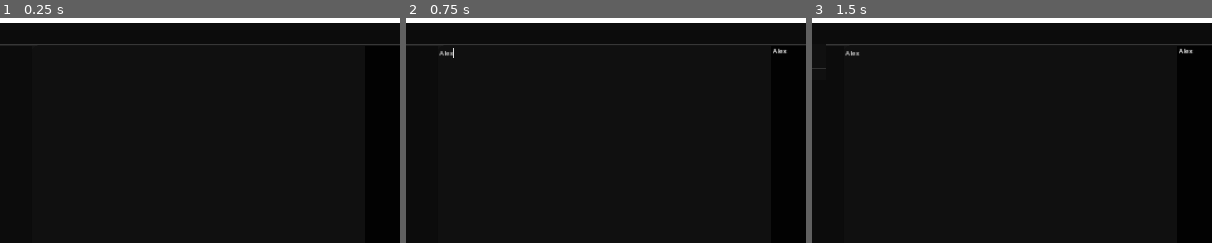
Above: before the commit, frames 1-3 (left to right).
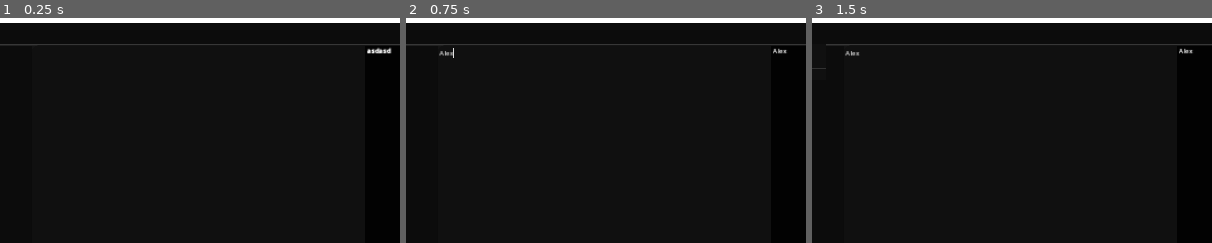
Above: after the commit, the same moments.

Repository: MRluUnity/Deer-s-Markdown-Tool
Game: Godot game, scene res://scenes/main.tscn
Same seed, same stepped clock (60 frames per second), same inputs: the game is played once before the commit and once after it.
Inputs (mouse positions are % of the whole screen's width and height, from its top left):
- Up to frame 1 (0.25 s): no input
- Up to frame 2 (0.75 s): click (37, 52) at 0.52 s; type "Alex" at 0.6 s
- Up to frame 3 (1.5 s): click "文件" at 1.25 s
The pictures show only the part of the screen within x 12-62%, y 0-50%; the shares and areas given below are measured in that part.

The runs differ from the first frame. In frame 1, 0.1% of the frame differs, in the area x 91-98%, y 13-16%; in frame 2, nothing differs; in frame 3, nothing differs.

Commit message:
实现了加粗语法

Diff:
--- a/scenes/context_panel_container.gd
+++ b/scenes/context_panel_container.gd
@@ -47,30 +47,58 @@
 #region 信号链接方法
 # TODO_FUC 头部UI：帮助菜单按钮：文字编辑器：id_pressed信号
 func _on_text_edit_lines_edited_from(from_line: int, to_line: int) -> void:
-	var edit_text : PackedStringArray = text_edit.text.split("\n")
+	var edit_texts : PackedStringArray = text_edit.text.split("\n")
 	for i in context_text.get_children():
 		i.queue_free()
 
-	for i in edit_text:
+	for i in edit_texts:
 		var texture_label : RichTextLabel = RichTextLabel.new()
 		var text : String = i
-		if i.begins_with("##### "):
-			texture_label.add_theme_font_size_override("normal_font_size", 24)
-			text = i.erase(0, 6)
-		elif i.begins_with("#### "):
-			texture_label.add_theme_font_size_override("normal_font_size", 36)
-			text = i.erase(0, 5)
-		elif i.begins_with("### "):
-			texture_label.add_theme_font_size_override("normal_font_size", 48)
-			text = i.erase(0, 4)
-		elif i.begins_with("## "):
-			texture_label.add_theme_font_size_override("normal_font_size", 60)
-			text = i.erase(0, 3)
-		elif i.begins_with("# "):
-			texture_label.add_theme_font_size_override("normal_font_size", 72)
-			text = i.erase(0, 2)
+		var bold_text : String = ""
+		var is_bold : bool = false
+		var star_number : int = 0
+
+		if i.begins_with("#"):
+			if i.begins_with("##### "):
+				texture_label.add_theme_font_size_override("normal_font_size", 24)
+				texture_label.add_theme_font_size_override("bold_font_size", 24)
+				text = i.erase(0, 6)
+			elif i.begins_with("#### "):
+				texture_label.add_theme_font_size_override("normal_font_size", 36)
+				texture_label.add_theme_font_size_override("bold_font_size", 36)
+				text = i.erase(0, 5)
+			elif i.begins_with("### "):
+				texture_label.add_theme_font_size_override("normal_font_size", 48)
+				texture_label.add_theme_font_size_override("bold_font_size", 48)
+				text = i.erase(0, 4)
+			elif i.begins_with("## "):
+				texture_label.add_theme_font_size_override("normal_font_size", 60)
+				texture_label.add_theme_font_size_override("bold_font_size", 60)
+				text = i.erase(0, 3)
+			elif i.begins_with("# "):
+				texture_label.add_theme_font_size_override("normal_font_size", 72)
+				texture_label.add_theme_font_size_override("bold_font_size", 72)
+				text = i.erase(0, 2)
+
+		for char in text:
+			if char == "*":
+				star_number += 1
+				if star_number == 2 and is_bold:
+					bold_text += "[/b]"
+					is_bold = false
+				elif star_number == 2 and not is_bold:
+					bold_text += "[b]"
+					is_bold = true
+				continue
+			else :
+				star_number = 0
+
+			bold_text += char
+			text = bold_text
+
 		context_text.add_child(texture_label)
 		texture_label.fit_content = true
+		texture_label.bbcode_enabled = true
 		texture_label.text = text
 #endregion
 
--- a/scenes/main.tscn
+++ b/scenes/main.tscn
@@ -120,7 +120,10 @@
 layout_mode = 2
 
 [node name="RichTextLabel" type="RichTextLabel" parent="UI/PanelContainer/MarginContainer/PanelContainer/MainLayoutContainer/MainPanelContainer/MarginContainer/HSplitContainer/ContextPanelContainer/MarginContainer/HBoxContainer/ContextText"]
+custom_minimum_size = Vector2(0, 340)
 layout_mode = 2
+bbcode_enabled = true
+text = "[b]asdasd[/b]"
 
 [node name="UI_EX" type="CanvasLayer" parent="."]
 
